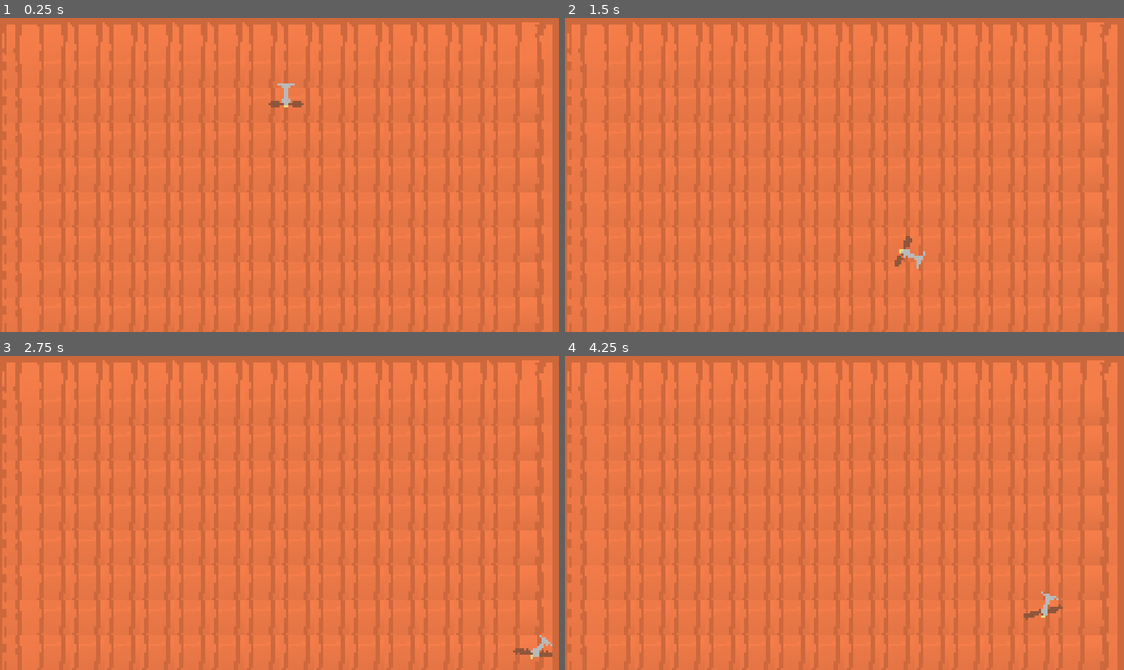
Above: before the commit, frames 1-4 (two rows, left to right).
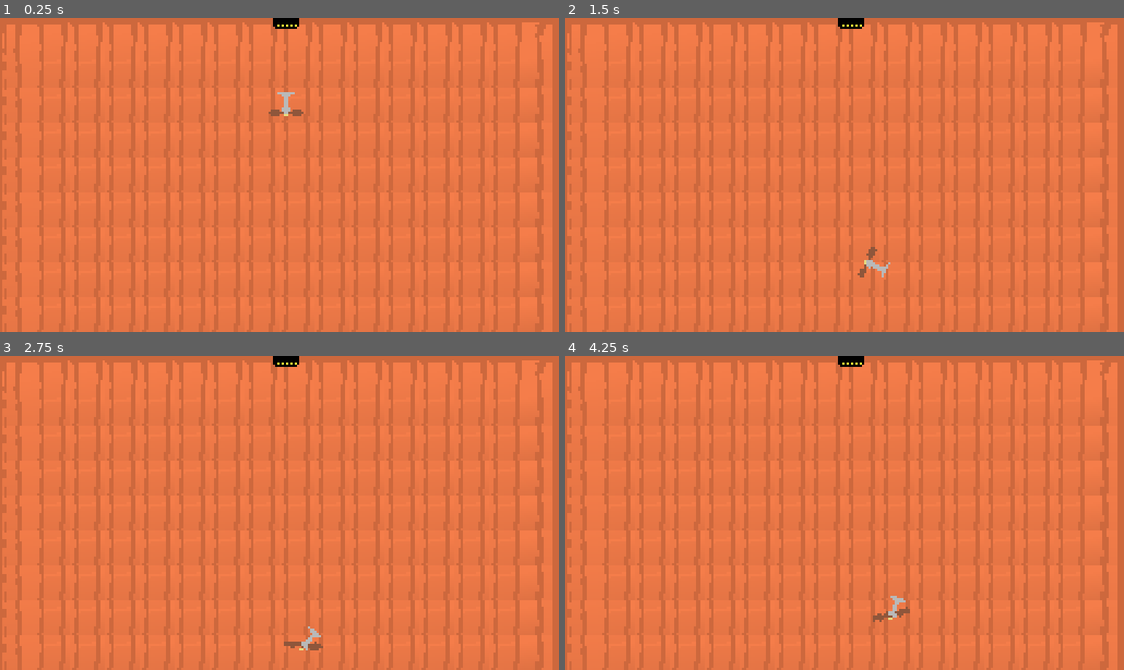
Above: after the commit, the same moments.

Repository: jreje/fan
Game: Godot game, scene res://Main.tscn
Same seed, same stepped clock (60 frames per second), same inputs: the game is played once before the commit and once after it.
Inputs:
- Up to frame 1 (0.25 s): no input
- Up to frame 2 (1.5 s): hold Space (fly) 0.53-1.28 s; hold D (tilt_right) from 0.53 s (still down); tap Space (fly) at 1.35 s
- Up to frame 3 (2.75 s): release D (tilt_right) at 2.03 s; hold A (tilt_left) from 2.03 s (still down); hold Space (fly) from 2.03 s (still down)
- Up to frame 4 (4.25 s): release A (tilt_left) at 2.78 s; release Space (fly) at 2.78 s; hold D (tilt_right) from 2.78 s (still down); tap Space (fly) at 2.85 s; hold Space (fly) from 3.53 s (still down)

The runs differ from the first frame. In frame 1, 0.4% of the frame differs, in the area x 48-55%, y 0-32%; in frame 2, 0.5%; in frame 3, 0.5%; in frame 4, 0.5%, in the area x 48-90%, y 0-85%.

Commit message:
Implement Player Physics

Diff:
--- a/Main.tscn
+++ b/Main.tscn
@@ -4,6 +4,7 @@
 [ext_resource type="Texture2D" uid="uid://bjmsg1pu7wmfj" path="res://Testing_Tilesheet.png" id="2_1bvp3"]
 [ext_resource type="Texture2D" uid="uid://cys5yc2jcp3vh" path="res://tilese2t.png" id="3_cm0pq"]
 [ext_resource type="PackedScene" uid="uid://jgl2wju3umxg" path="res://player/player.tscn" id="3_lquwl"]
+[ext_resource type="PackedScene" uid="uid://yqglxjmwx3jg" path="res://destination_block.tscn" id="4_fos0i"]
 
 [sub_resource type="TileSetAtlasSource" id="TileSetAtlasSource_h2yge"]
 texture = ExtResource("2_1bvp3")
@@ -45,5 +46,8 @@
 tile_map_data = PackedByteArray("AAAAAAAAAQAAAAAAAAAPAAAAAQACAAAAAAABAAAAAQABAAAAAAACAAAAAQABAAAAAAADAAAAAQABAAAAAAAEAA …(2992 unchanged characters)…
 tile_set = SubResource("TileSet_ifow5")
 
+[node name="Destination_Block" parent="." unique_id=580048239 instance=ExtResource("4_fos0i")]
+position = Vector2(131, 8)
+
 [node name="CharacterBody2D" parent="." unique_id=1895383633 instance=ExtResource("3_lquwl")]
-position = Vector2(131, 9)
+position = Vector2(131, 13)
--- a/player/player.gd
+++ b/player/player.gd
@@ -1,30 +1,36 @@
 extends CharacterBody2D
 
-const FLY_VELOCITY = 100.0
+const FLY_VELOCITY = 500.0
 var screen_size
 var rotation_speed = 500.0
 var move_speed = 50.0
+var direction
 
+# TODO: For the future, top of fan should naturally tilt left/right making it harder to fly
 func _ready():
 	screen_size = get_viewport_rect().size
 
 func _physics_process(delta: float) -> void:
-	position = position.clamp(Vector2.ZERO, screen_size)
+	direction = Input.get_axis("tilt_left", "tilt_right")
 	# Add the gravity.
 	if not is_on_floor():
 		velocity += get_gravity() * delta
 
 	# Tilting Mechanic
-	if Input.is_action_pressed("tilt_left"):
-		global_rotation_degrees -= rotation_speed * delta;
-	if Input.is_action_pressed("tilt_right"):
-		global_rotation_degrees += rotation_speed * delta;
+	if direction:
+		global_rotation_degrees += direction * rotation_speed * delta
+
 	# Flying
 	if Input.is_action_pressed("fly"):
 		# TODO: Make sure if facing down, we have velocity and gravity compounded
-		velocity = Vector2(0, -100).rotated(rotation) * FLY_VELOCITY * delta
+		velocity = Vector2(0, -15).rotated(rotation) * FLY_VELOCITY * delta
 		$AnimatedSprite2D.play("fly")
 
 	if Input.is_action_just_released("fly"):
+		velocity.x = direction * FLY_VELOCITY * delta * 0.25
 		$AnimatedSprite2D.stop()
 	move_and_slide()
+
+	# TODO: Make player snap to ground. May need to ask for help on this
+	# For now, have reduced screen size by half of the collisionshape's size
+	position = position.clamp(Vector2.ZERO, screen_size - ($CollisionShape2D.shape.size /2))
--- a/player/player.tscn
+++ b/player/player.tscn
@@ -42,9 +42,8 @@
 "speed": 10.0
 }]
 
-[sub_resource type="CapsuleShape2D" id="CapsuleShape2D_r0du0"]
-radius = 5.0
-height = 12.0
+[sub_resource type="RectangleShape2D" id="RectangleShape2D_rkbax"]
+size = Vector2(16, 11)
 
 [node name="Player" type="CharacterBody2D" unique_id=1895383633]
 script = ExtResource("1_oul6g")
@@ -54,8 +53,11 @@
 sprite_frames = SubResource("SpriteFrames_scca8")
 animation = &"fly"
 metadata/_aseprite_wizard_interface_config_ = {
-"layer_section": false,
-"pending_changes": {}
+"animation_section": false,
+"layer_section": true,
+"output_section": false,
+"pending_changes": {},
+"slice_section": false
 }
 metadata/_aseprite_wizard_config_ = {
 "embed_tex": true,
@@ -72,6 +74,6 @@
 }
 metadata/_aseprite_wizard_source_file_hash_ = "711ed98901254680aab5e36aaf43c503"
 
-[node name="CollisionShape2D" type="CollisionShape2D" parent="." unique_id=1181604780]
-position = Vector2(0, -2)
-shape = SubResource("CapsuleShape2D_r0du0")
+[node name="CollisionShape2D" type="CollisionShape2D" parent="." unique_id=1732256716]
+position = Vector2(0, -2.5)
+shape = SubResource("RectangleShape2D_rkbax")
